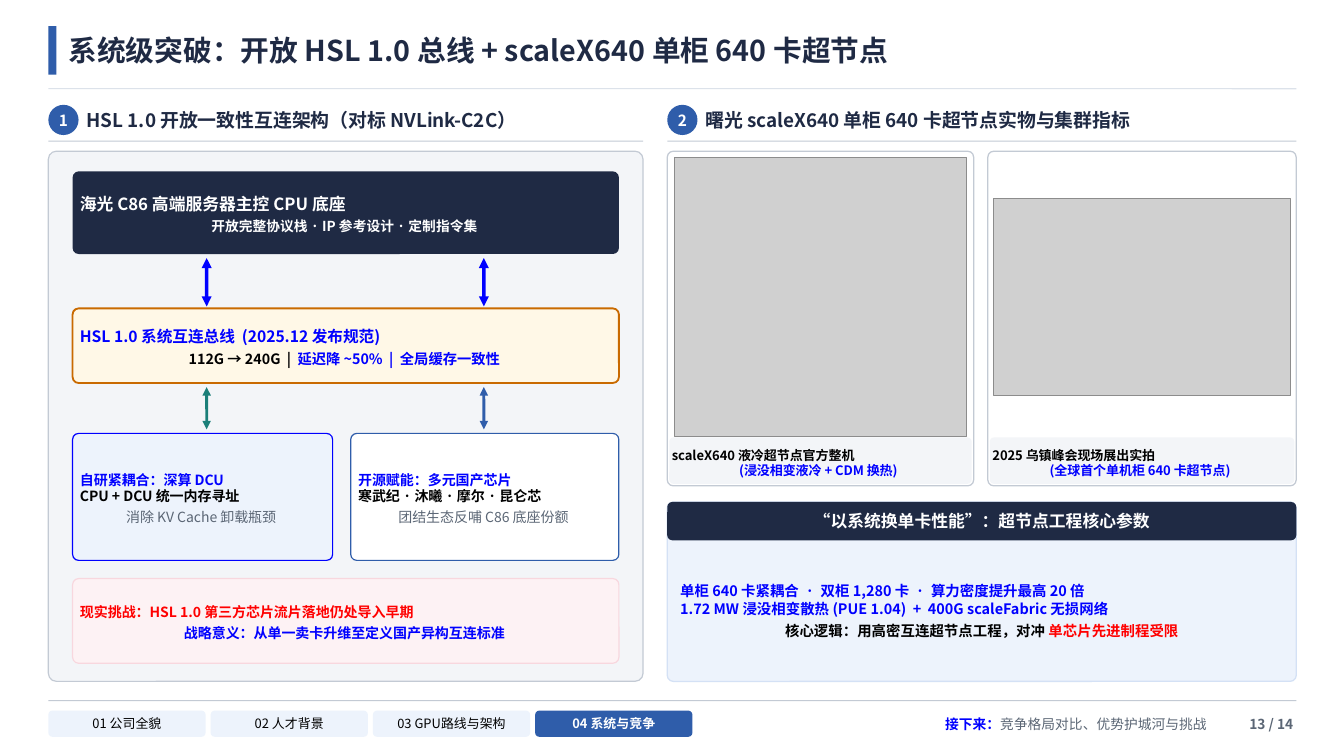
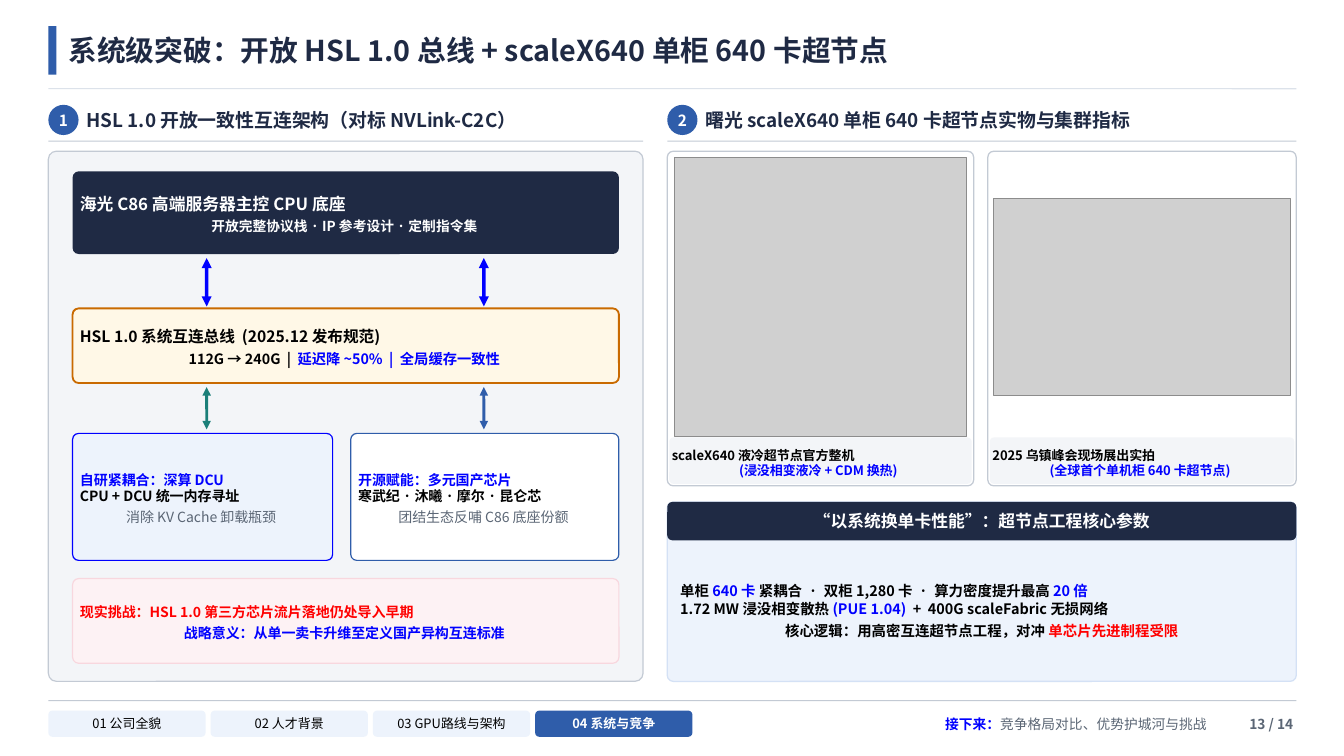
Before and after one commit to zhenghao21/heterollm-sim-4.0.0, a slide deck: slide 13 of docs/presentations/hygon_gpu_research_20261112/海光GPU深度调研报告.pptx. Drawn at 1344x756 pixels with LibreOffice and Linux fonts; fonts in the diff are those of the drawing; grey boxes stand for pictures. Boxes give left, top, right and bottom in pixels: in the first picture for what was removed or moved away, otherwise in the second. Text is boxed around its words. In the diff, an @@ line names an element or a change of style, - is before the commit and + after.

```diff
--- a/docs/presentations/hygon_gpu_research_20261112/海光GPU深度调研报告.pptx
+++ b/docs/presentations/hygon_gpu_research_20261112/海光GPU深度调研报告.pptx
@@ rounded rectangle "HSL 1.0 系统互连总线 (2025.12 发布规范) ..." at <box>73,309,619,383</box>: text colour #0000FF to #000000 in "HSL 1.0 系统互连总线 (2025.12 发布规范)" @@
@@ text at <box>680,583,1178,638</box>: text changed; text colour #0000FF to #000000 @@
-单柜 640 卡紧耦合 · 双柜 1,280 卡 · 算力密度提升最高 20 倍
-1.72 MW 浸没相变散热 (PUE 1.04) + 400G scaleFabric 无损网络
-核心逻辑：用高密互连超节点工程，对冲 单芯片先进制程受限
+单柜 640 卡 紧耦合 · 双柜 1,280 卡 · 算力密度提升最高 20 倍
+1.72 MW 浸没相变散热 (PUE 1.04) + 400G scaleFabric 无损网络
+核心逻辑：用高密互连超节点工程，对冲 单芯片先进制程受限
```
Also in this commit, not shown: 9 other slides changed, 32 other files.
